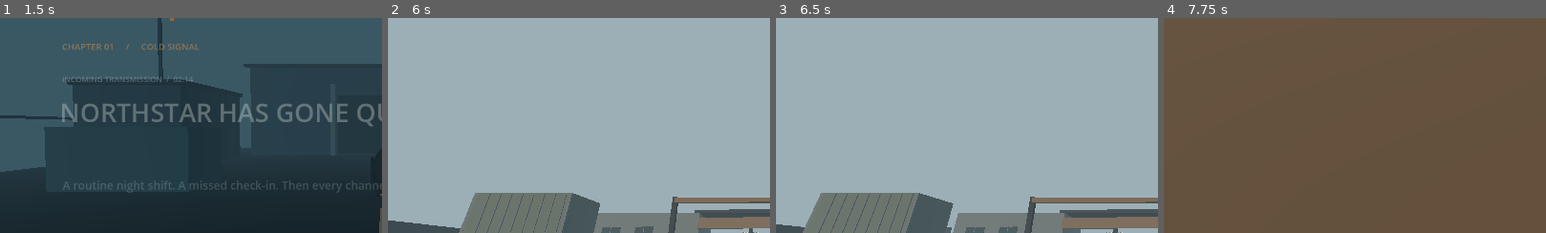
Above: before the commit, frames 1-4 (left to right).
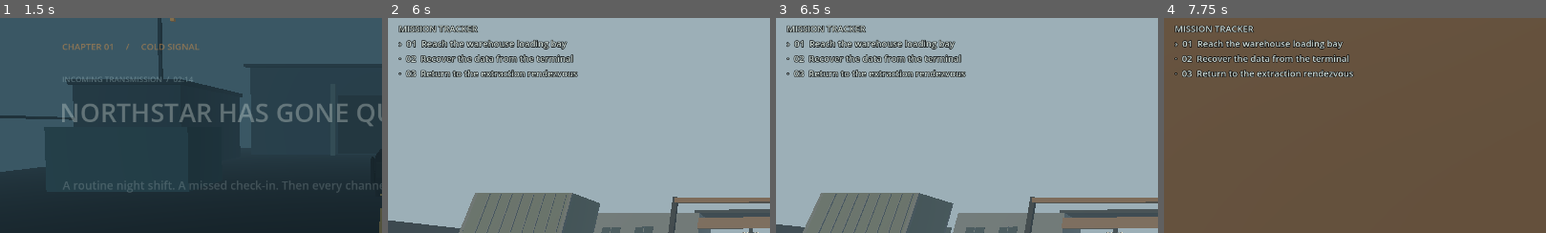
Above: after the commit, the same moments.

Repository: ahmadrohanmustafa-web/PROJECT-SHADOW-FRONT
Game: Godot game, scene res://scenes/main_menu.tscn
The game is run twice, just before and just after one commit, with the same random seed, the same clock (stepped at 60 frames per second) and the same inputs.
Inputs (mouse positions are % of the whole screen's width and height, from its top left):
- Up to frame 1 (1.5 s): click "NEW CAMPAIGN" at 0.5 s; tap Enter (ui_accept) at 1.25 s; move the mouse to (72, 45) at 1.27 s; hold D from 1.28 s (still down); tap Keypad Enter at 1.35 s; click (72, 45) at 1.42 s
- Up to frame 2 (6 s): tap Enter (ui_accept) at 1.52, 2, 2.27, 5.75 s; move the mouse to (30, 55) at 2.02 s; release D at 2.03 s; hold S 2.03-2.75 s; tap P at 2.1 s; click "RESTART MISSION" at 2.75 s; click "RESTART MISSION" at 3.5 s; click "RESTART MISSION" at 4.25 s; click "RESTART" at 5 s; move the mouse to (60, 28) at 5.77 s; hold D from 5.78 s (still down); tap E at 5.85 s
- Up to frame 3 (6.5 s): keep holding D
- Up to frame 4 (7.75 s): move the mouse to (49, 52) at 6.52 s; release D at 6.53 s; hold W from 6.53 s (still down); tap Space at 6.6 s; tap Enter (ui_accept) at 6.77, 7.52 s; move the mouse to (57, 51) at 7.27 s; tap C at 7.35 s
The pictures show only the part of the screen within x 0-50%, y 21-71%; the shares and areas given below are measured in that part.

Frame 1 is identical in both runs. In frame 2, 3.7% of the frame differs, in the area x 2-50%, y 3-28%; in frame 3, 3.7%; in frame 4, 3.8%.

Commit message:
Add persistent objective tracker to Northstar HUD

Diff:
--- a/scripts/prototype.gd
+++ b/scripts/prototype.gd
@@ -22,6 +22,7 @@
 var mission_event_label: Label
 var mission_event_time_remaining: float = 0.0
 var navigation_label: Label
+var objective_tracker_label: Label
 var navigation_refresh_time: float = 0.0
 
 func _ready() -> void:
@@ -254,6 +255,7 @@
 			mission_manager.is_active = true
 			mission_manager.is_complete = false
 			mission_manager.objective_changed.emit(mission_manager.current_objective_index, mission_manager.get_current_objective())
+	_refresh_objective_tracker()
 
 func _create_save_system() -> void:
 	save_system = ShadowFrontSaveSystem.new()
@@ -296,9 +298,24 @@
 	mission_manager.complete_current_objective()
 	_save_current_progress()
 
+func _refresh_objective_tracker() -> void:
+	if not is_instance_valid(objective_tracker_label) or not is_instance_valid(mission_manager):
+		return
+	var lines: Array[String] = []
+	var descriptions: Array[String] = [
+		"Reach the warehouse loading bay",
+		"Recover the data from the terminal",
+		"Return to the extraction rendezvous"
+	]
+	for i in range(descriptions.size()):
+		var marker := "✓" if i < mission_manager.current_objective_index or mission_manager.is_complete else ("›" if i == mission_manager.current_objective_index else "·")
+		lines.append("%s  %02d  %s" % [marker, i + 1, descriptions[i]])
+	objective_tracker_label.text = "MISSION TRACKER\n" + "\n".join(lines)
+
 func _on_mission_objective_changed(index: int, description: String) -> void:
 	mission_status_label.text = "%s  |  %s" % [mission_manager.get_objective_counter(), description]
 	mission_status_label.add_theme_color_override("font_color", Color(1.0, 0.78, 0.42))
+	_refresh_objective_tracker()
 	_show_mission_event("OBJECTIVE UPDATED", description, 3.2)
 
 func _on_mission_completed() -> void:
@@ -716,6 +733,16 @@
 	navigation_label.add_theme_constant_override("outline_size", 5)
 	layer.add_child(navigation_label)
 
+	objective_tracker_label = Label.new()
+	objective_tracker_label.name = "ObjectiveTracker"
+	objective_tracker_label.position = Vector2(18.0, 160.0)
+	objective_tracker_label.size = Vector2(430.0, 96.0)
+	objective_tracker_label.add_theme_font_size_override("font_size", 15)
+	objective_tracker_label.add_theme_color_override("font_color", Color(0.82, 0.87, 0.85))
+	objective_tracker_label.add_theme_color_override("font_outline_color", Color(0.015, 0.025, 0.03, 0.98))
+	objective_tracker_label.add_theme_constant_override("outline_size", 4)
+	layer.add_child(objective_tracker_label)
+
 	mission_status_label = Label.new()
 	mission_status_label.position = Vector2(14.0, 92.0)
 	mission_status_label.size = Vector2(570.0, 26.0)
